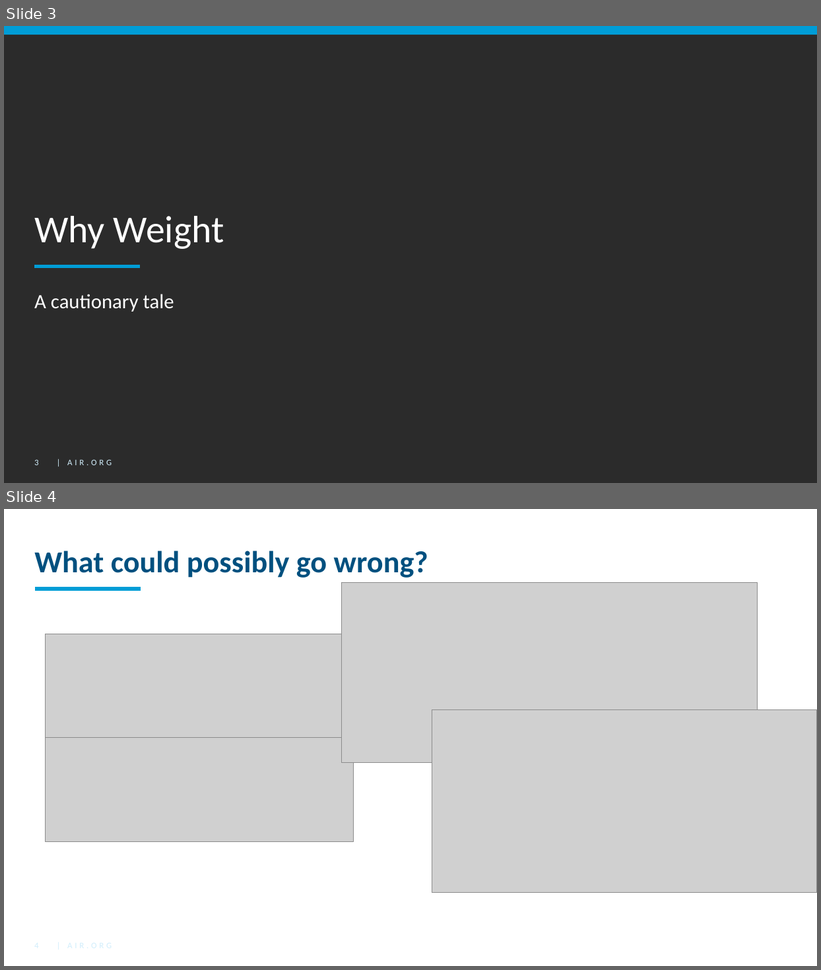
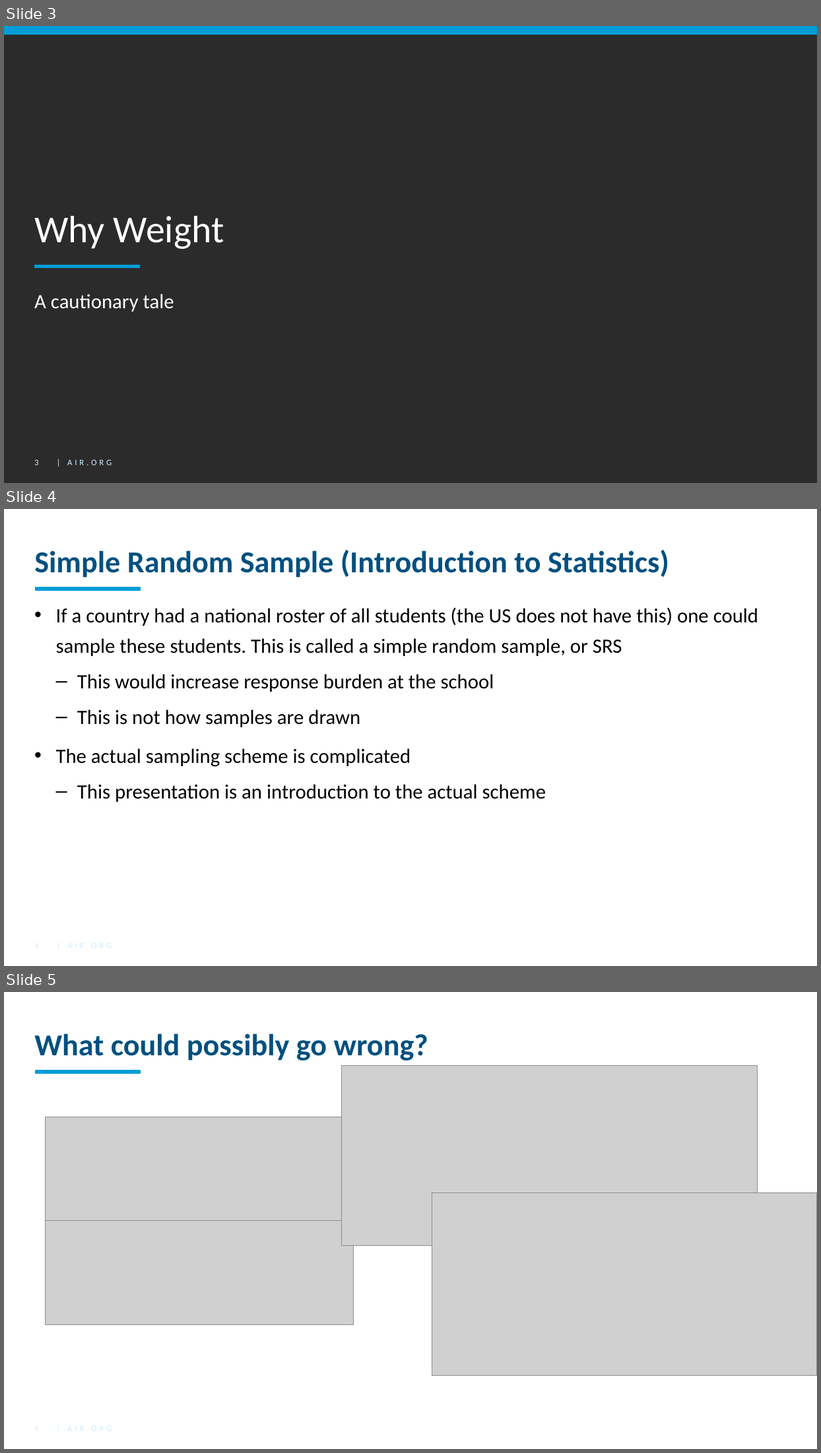
Before and after one commit to American-Institutes-for-Research/2021-Oct-EdSurvey-Training-Series, a slide deck: Day1/Day1_02_Sampling.pptx. Shown one above the other, each under a label of ours: slides 3 and 4 before the commit, slides 3, 4 and 5 after it. The pictures are 821x970 and 821x1453 pixels, drawn with LibreOffice and Linux fonts; fonts in the diff are those of the drawing; grey boxes stand for pictures; background and template pictures are left out; a plain dark background stands for a picture behind light text. Boxes give left, top, right and bottom in pixels: in the first picture for what was removed or moved away, otherwise in the second. Text is boxed around its words. In the diff, an @@ line names an element or a change of style, - is before the commit and + after.

Commit message:
update Sampling

```diff
--- a/Day1/Day1_02_Sampling.pptx
+++ b/Day1/Day1_02_Sampling.pptx
@@ slide 4 added at (4,509,817,966), background #FFFFFF; not listed: 2 template elements that a slide beside it also shows @@
@@ title added at (34,550,669,578), 36 pt, text #00507F, bold @@
+Simple Random Sample (Introduction to Statistics)
@@ text added at (56,607,758,802), 24 pt, text #000000 @@
+• If a country had a national roster of all students (the US does not have this) one could sample these students. This is called a simple random sample, or SRS
+  – This would increase response burden at the school
+  – This is not how samples are drawn
+• The actual sampling scheme is complicated
+  – This presentation is an introduction to the actual scheme
@@ page number added at (34,933,217,958), 10 pt, text #D1EEFC @@
+4
@@ what was slide 4 is now slide 5 @@
@@ page number at (34,1416,217,1441): text changed @@
-4
+5
```
Also in this commit, not shown: 15 slides changed, 5 other slides added, 5 slides removed.
